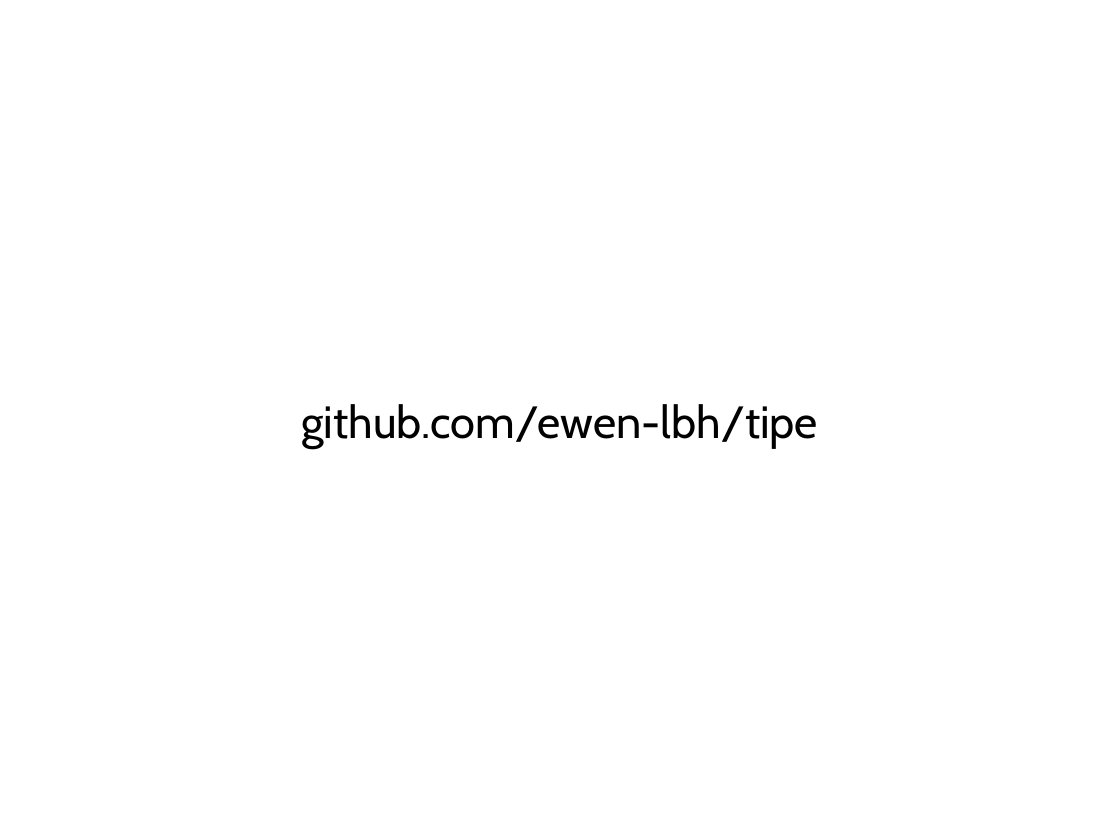
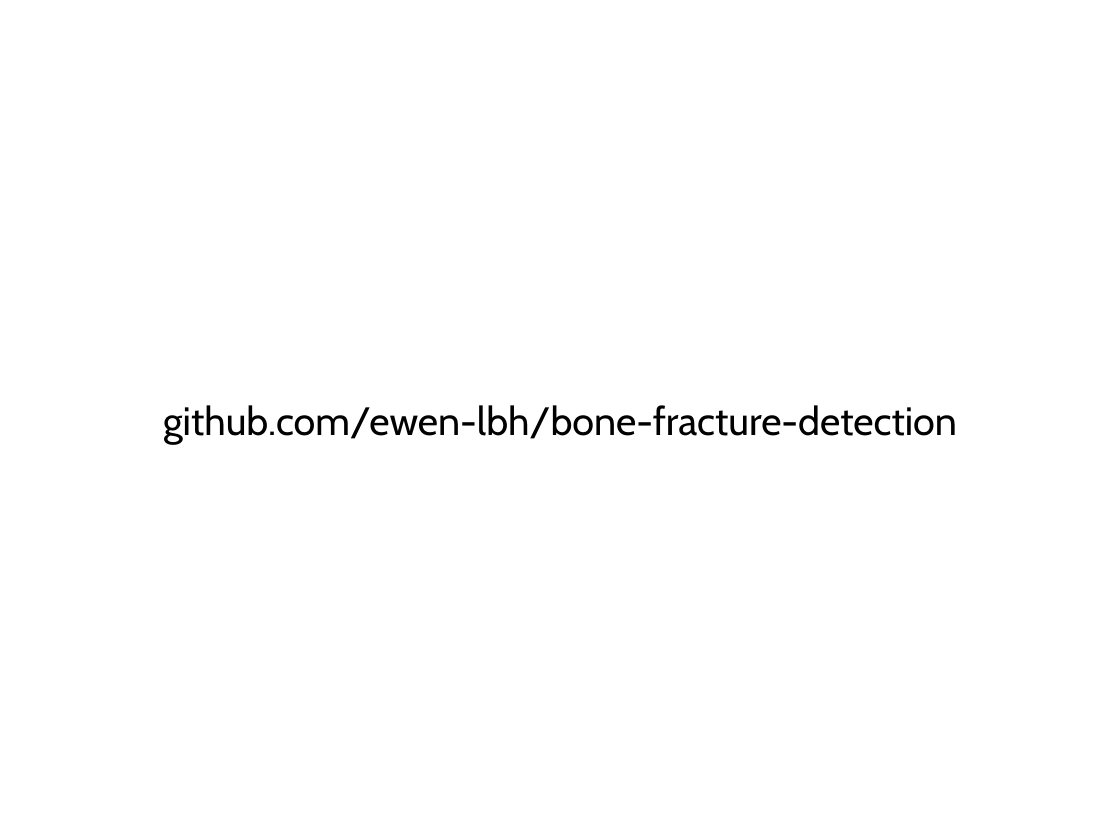
Before and after one commit to ewen-lbh/bone-fracture-detection, a slide deck: slide 21 of slides/mpsi/slides.odp. Drawn at 1120x840 pixels with LibreOffice and Linux fonts; fonts in the diff are those of the drawing. Boxes give left, top, right and bottom in pixels: in the first picture for what was removed or moved away, otherwise in the second. Text is boxed around its words. In the diff, an @@ line names an element or a change of style, - is before the commit and + after.

Commit message:
slides: update github link

```diff
--- a/slides/mpsi/slides.odp
+++ b/slides/mpsi/slides.odp
@@ title at (163,405,957,445): text changed; size 32 to 28 pt @@
-github.com/ewen-lbh/tipe
+github.com/ewen-lbh/bone-fracture-detection
```
